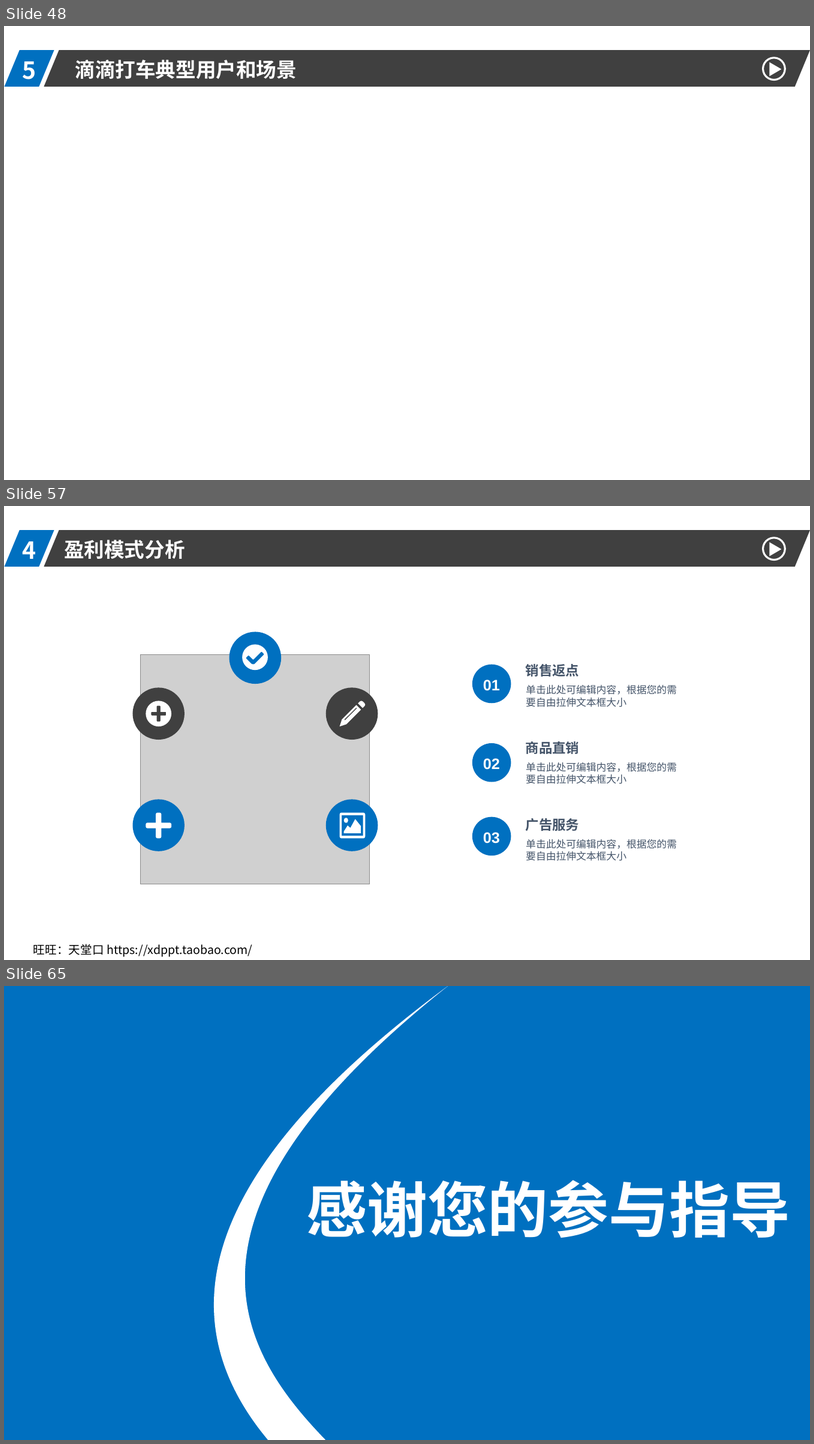
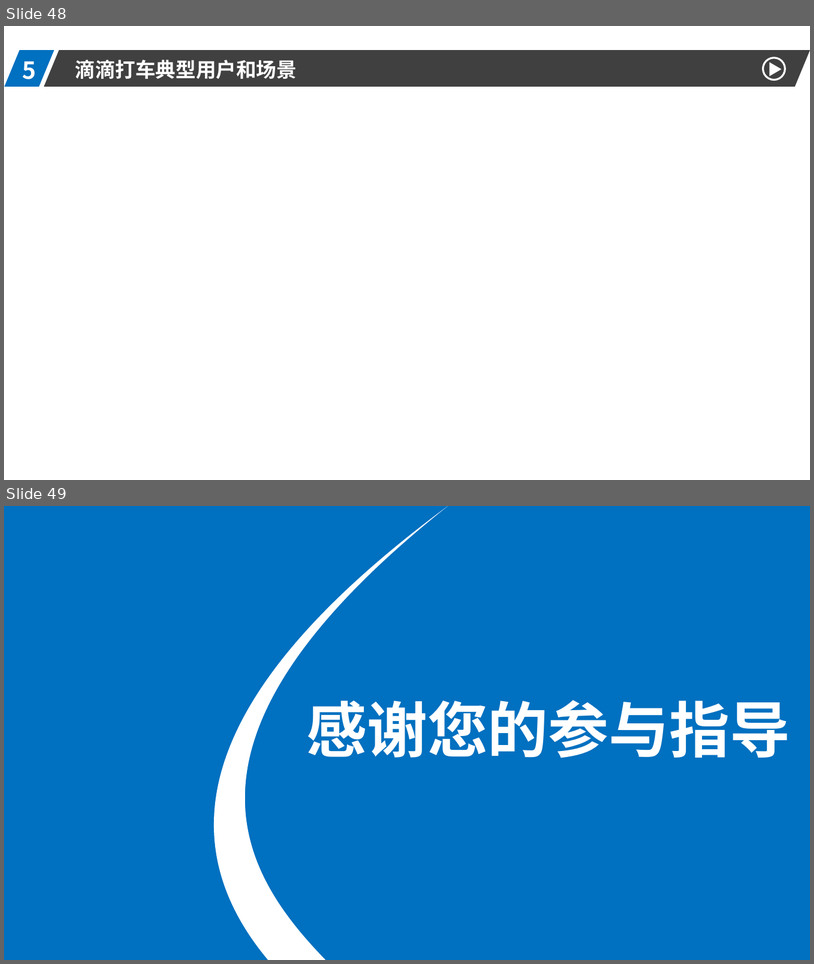
Before and after one commit to xiandairuangong17/CANTool, a slide deck: ppt-resource/xiandairuanjiangongcheng.pptx. Shown one above the other, each under a label of ours: slides 48, 57 and 65 before the commit, slides 48 and 49 after it; the slides between them are not shown. The pictures are 814x1444 and 814x964 pixels, drawn with LibreOffice and Linux fonts; fonts in the diff are those of the drawing; grey boxes stand for pictures. Boxes give left, top, right and bottom in pixels: in the first picture for what was removed or moved away, otherwise in the second. Text is boxed around its words. In the diff, an @@ line names an element or a change of style, - is before the commit and + after.

```diff
--- a/ppt-resource/xiandairuanjiangongcheng.pptx
+++ b/ppt-resource/xiandairuanjiangongcheng.pptx
@@ slide 57 removed at [4, 506, 810, 960], background #FFFFFF @@
@@ parallelogram removed at [5, 530, 54, 567] @@
@@ text removed at [22, 541, 36, 559] @@
-4
@@ parallelogram removed at [44, 530, 810, 567] @@
@@ text removed at [64, 540, 185, 559] @@
-盈利模式分析
@@ ellipse removed at [764, 537, 786, 559] @@
@@ triangle removed at [770, 542, 782, 556] @@
@@ ellipse removed at [230, 632, 282, 684] @@
@@ freeform shape removed at [242, 645, 268, 670] @@
@@ picture removed at [141, 655, 370, 884] @@
@@ ellipse removed at [473, 664, 512, 703] @@
@@ text removed at [526, 664, 579, 676] @@
-销售返点
@@ text removed at [483, 679, 500, 691] @@
-01
@@ text removed at [526, 685, 677, 707] @@
-单击此处可编辑内容，根据您的需要自由拉伸文本框大小
@@ ellipse removed at [133, 687, 185, 739] @@
@@ freeform shape removed at [146, 701, 171, 726] @@
@@ ellipse removed at [326, 687, 378, 739] @@
@@ freeform shape removed at [340, 701, 365, 726] @@
@@ ellipse removed at [473, 743, 512, 782] @@
@@ text removed at [526, 741, 579, 754] @@
-商品直销
@@ text removed at [483, 758, 500, 769] @@
-02
@@ text removed at [526, 762, 677, 784] @@
-单击此处可编辑内容，根据您的需要自由拉伸文本框大小
@@ ellipse removed at [133, 799, 185, 852] @@
@@ ellipse removed at [326, 799, 378, 852] @@
@@ freeform shape removed at [146, 813, 171, 838] @@
@@ freeform shape removed at [340, 813, 365, 838] @@
@@ ellipse removed at [473, 817, 512, 856] @@
@@ text removed at [526, 818, 579, 831] @@
-广告服务
@@ text removed at [483, 832, 500, 843] @@
-03
@@ text removed at [526, 839, 677, 861] @@
-单击此处可编辑内容，根据您的需要自由拉伸文本框大小
@@ text removed at [33, 943, 252, 957] @@
-旺旺：天堂口 https://xdppt.taobao.com/
@@ what was slide 65 is now slide 49 @@
```
Also in this commit, not shown: 6 slides changed, 15 other slides removed.
